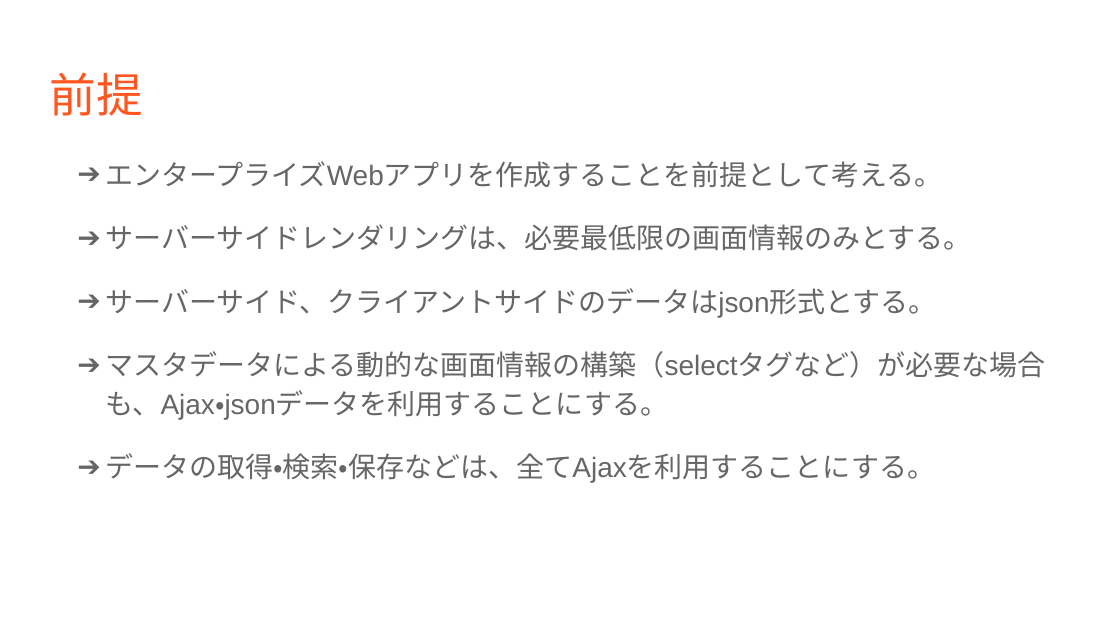
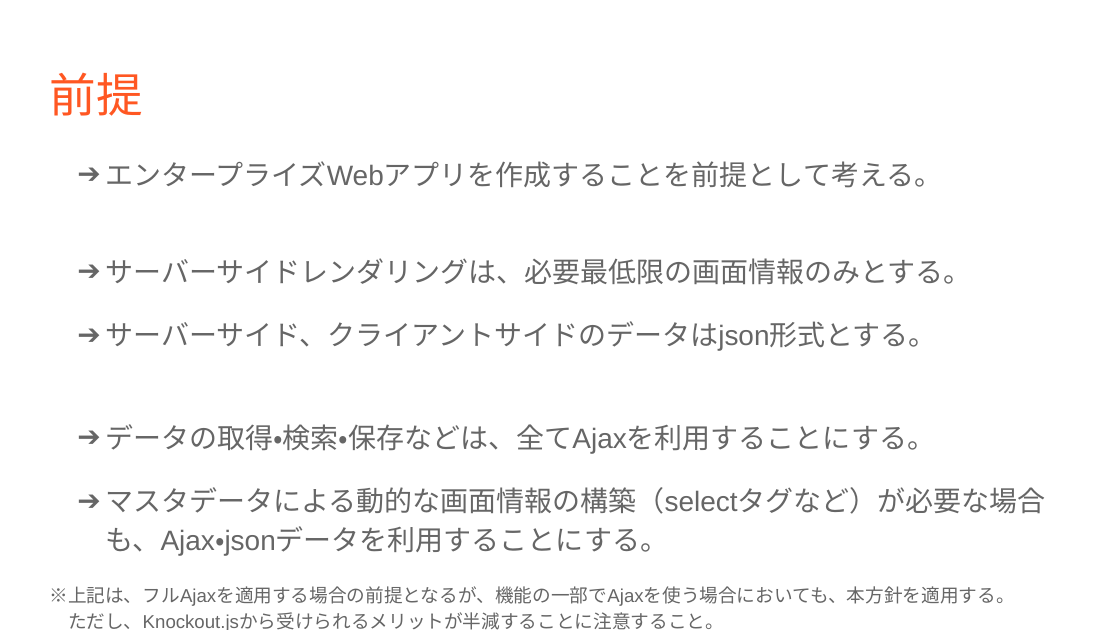
Before and after one commit to ezison/knockout, a slide deck: slide 3 of Knockout.jsのマイ運用方針.pptx. Drawn at 1120x630 pixels with LibreOffice and Linux fonts; fonts in the diff are those of the drawing. Boxes give left, top, right and bottom in pixels: in the first picture for what was removed or moved away, otherwise in the second. Text is boxed around its words. In the diff, an @@ line names an element or a change of style, - is before the commit and + after.

```diff
--- a/Knockout.jsのマイ運用方針.pptx
+++ b/Knockout.jsのマイ運用方針.pptx
@@ text at (105,424,935,454): paragraph added @@
+➔ データの取得・検索・保存などは、全てAjaxを利用することにする。
@@ text at (49,586,1014,630): text changed; size 18 to 12 pt @@
-➔ データの取得・検索・保存などは、全てAjaxを利用することにする。
+※上記は、フルAjaxを適用する場合の前提となるが、機能の一部でAjaxを使う場合においても、本方針を適用する。
+ただし、Knockout.jsから受けられるメリットが半減することに注意すること。
```
Also in this commit, not shown: 8 other slides changed, 1 other file.
